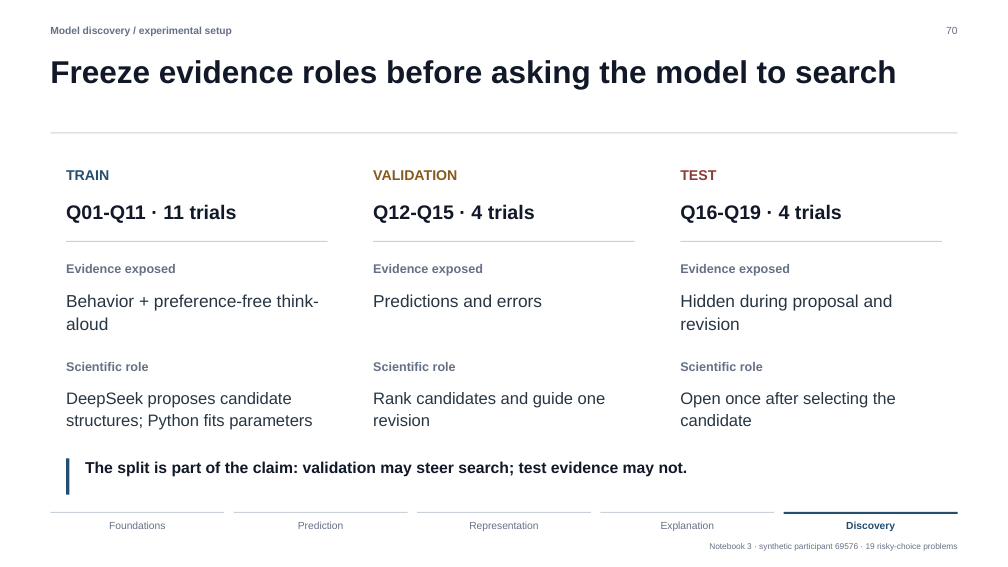
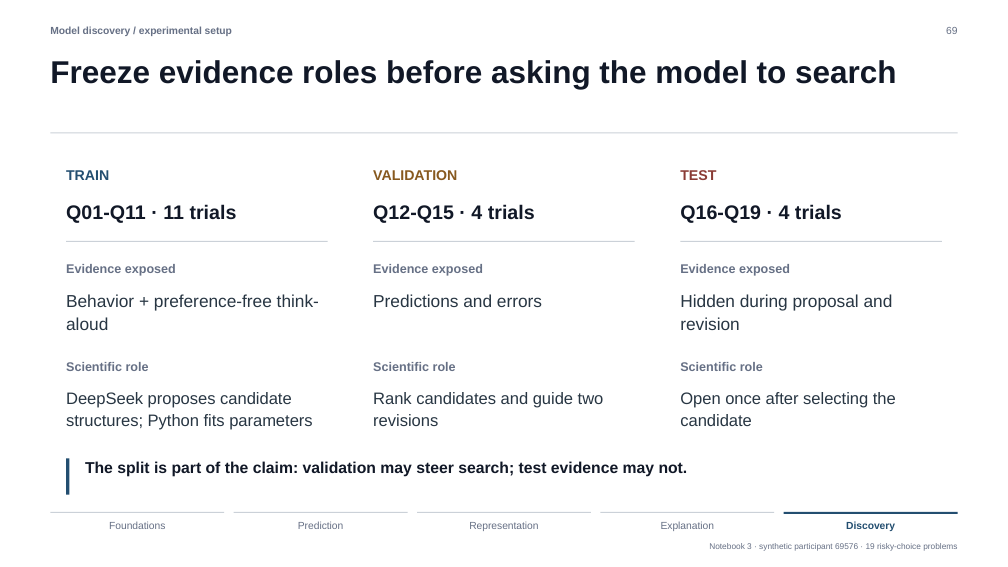
Before and after one commit to xhb120633/LLM_human_decisions, a slide deck: slide 69 of slides/llm_human_decisions_tutorial.pptx (slide 70 before the commit). Drawn at 1008x567 pixels with LibreOffice and Linux fonts; fonts in the diff are those of the drawing. Boxes give left, top, right and bottom in pixels: in the first picture for what was removed or moved away, otherwise in the second. Text is boxed around its words. In the diff, an @@ line names an element or a change of style, - is before the commit and + after.

```diff
--- a/slides/llm_human_decisions_tutorial.pptx
+++ b/slides/llm_human_decisions_tutorial.pptx
@@ text at [946, 27, 957, 34]: text changed @@
-70
+69
@@ text at [373, 392, 604, 426]: text changed @@
-Rank candidates and guide one revision
+Rank candidates and guide two revisions
```
Also in this commit, not shown: 32 other slides changed, 2 slides added, 2 slides removed, 12 other files.
